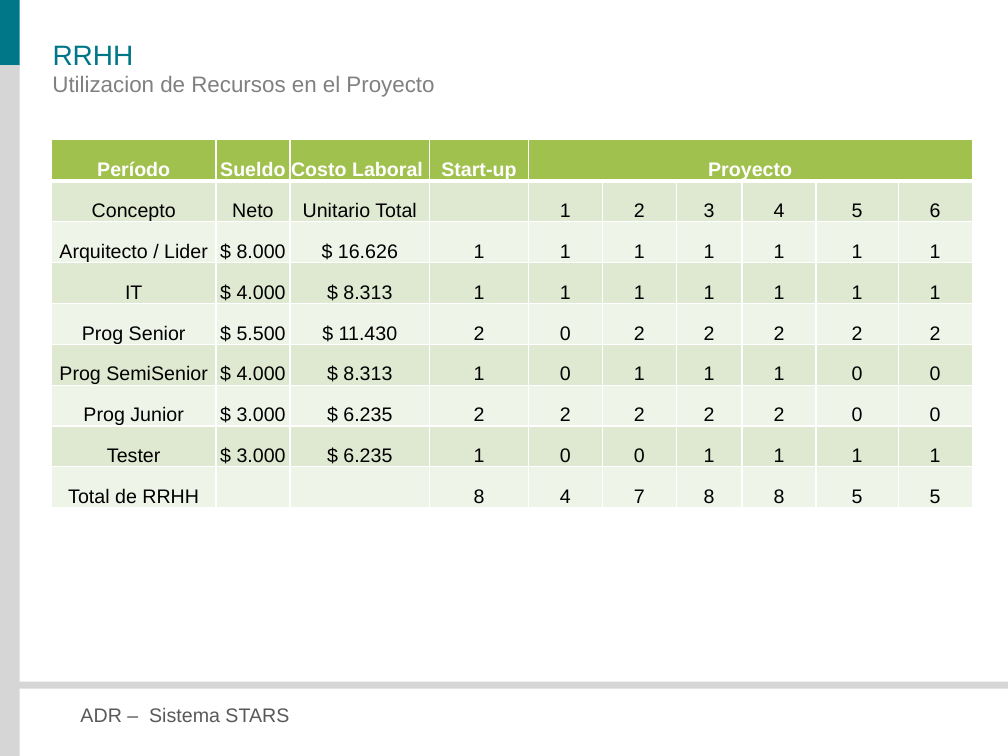
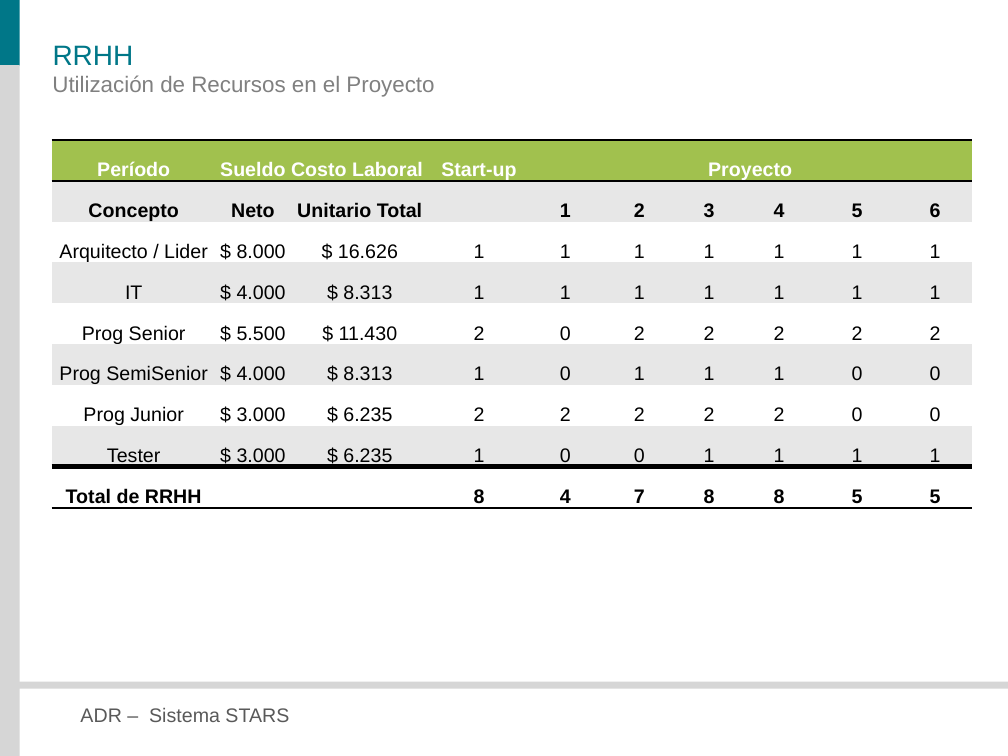
Before and after one commit to veritoreinoso/adr-2010, a slide deck: slide 28 of Presentacion.pptx (slide 27 before the commit). Drawn at 1008x756 pixels with LibreOffice and Linux fonts; fonts in the diff are those of the drawing. Boxes give left, top, right and bottom in pixels: in the first picture for what was removed or moved away, otherwise in the second. Text is boxed around its words. In the diff, an @@ line names an element or a change of style, - is before the commit and + after.

```diff
--- a/Presentacion.pptx
+++ b/Presentacion.pptx
@@ text at box(52, 75, 434, 97): text changed @@
-Utilizacion de Recursos en el Proyecto
+Utilización de Recursos en el Proyecto
@@ table at box(51, 140, 971, 512) @@
@@ fill #E0E9D0 to #E7E7E7 in 40 cells @@
@@ fill #F0F4E9 to #FFFFFF in 40 cells @@
@@ bold on in "Concepto", "Neto", "Unitario Total", "1" and 13 more places @@
@@ borders changed @@
```
Also in this commit, not shown: 11 other slides changed, 2 slides added.
